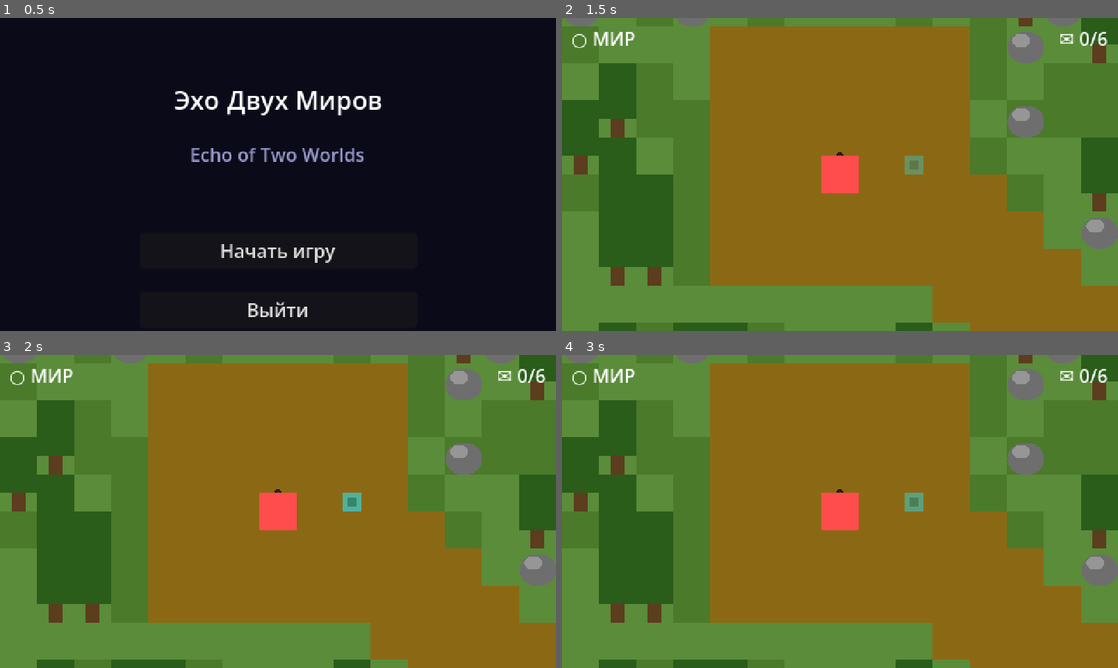
Above: before the commit, frames 1-4 (two rows, left to right).
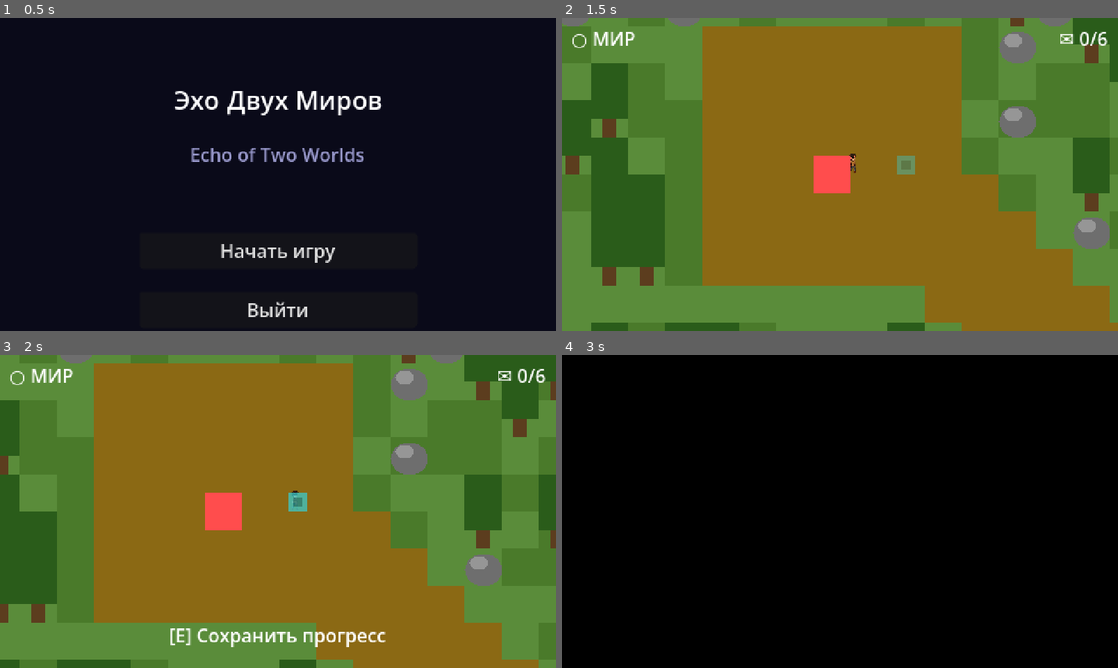
Above: after the commit, the same moments.

Repository: shyzic/echo
Game: Godot game, scene res://scenes/Main.tscn
Two runs of this game, one before a commit and one after it. Both use one fixed random seed, a clock stepped at 60 frames per second and the inputs below.
Inputs:
- Up to frame 1 (0.5 s): no input
- Up to frame 2 (1.5 s): click "Начать игру" at 0.5 s; hold D (move_right) from 1.28 s (still down); hold E (interact) from 1.28 s (still down)
- Up to frame 3 (2 s): keep holding D (move_right); keep holding E (interact)
- Up to frame 4 (3 s): release D (move_right) at 2.03 s; release E (interact) at 2.03 s; hold S (move_down) 2.03-2.78 s; tap Space (ping) at 2.1 s; hold D (move_right) from 2.78 s (still down); hold Q (shift_reality) from 2.78 s (still down)

Frame 1 is identical in both runs. In frame 2, 8.5% of the frame differs, in the area x 0-100%, y 0-100%; in frame 3, 37%; in frame 4, 100%.
Error before the commit: Parse Error: Cannot infer the type of "anim_name" variable because the value doesn't have a set type. (res://scripts/entities/Player.gd:110)

Commit message:
fix: Player anim_name type annotation

Diff:
--- a/scripts/entities/Player.gd
+++ b/scripts/entities/Player.gd
@@ -107,14 +107,14 @@
 func _play_walk() -> void:
 	if not sprite or not sprite.sprite_frames:
 		return
-	var anim_name := "walk_" + Facing.keys()[facing].to_lower()
+	var anim_name: String = "walk_" + Facing.keys()[facing].to_lower()
 	if sprite.sprite_frames.has_animation(anim_name) and sprite.animation != anim_name:
 		sprite.play(anim_name)
 
 func _play_idle() -> void:
 	if not sprite or not sprite.sprite_frames:
 		return
-	var anim_name := "idle_" + Facing.keys()[facing].to_lower()
+	var anim_name: String = "idle_" + Facing.keys()[facing].to_lower()
 	if sprite.sprite_frames.has_animation(anim_name) and sprite.animation != anim_name:
 		sprite.play(anim_name)
 
